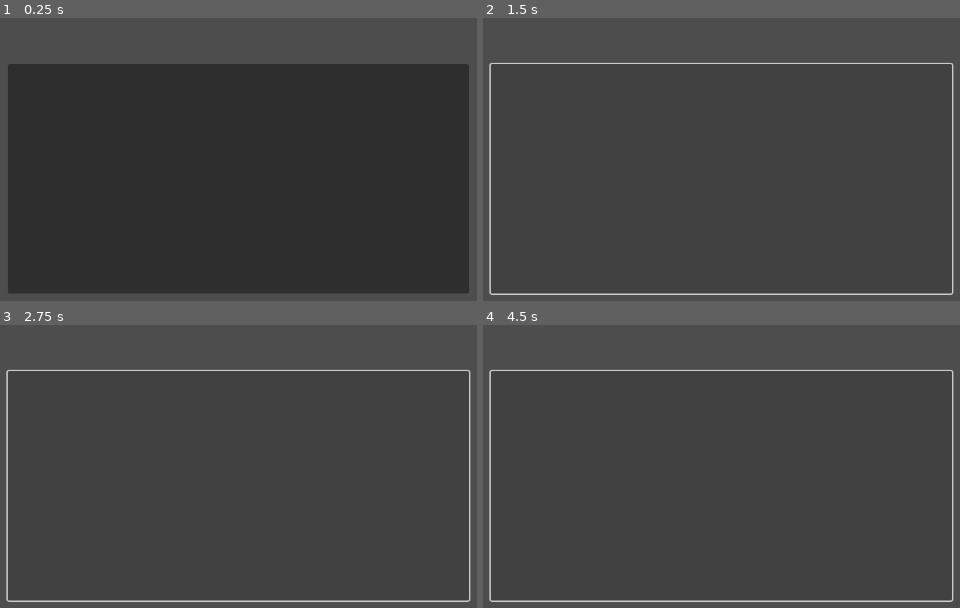
Above: before the commit, frames 1-4 (two rows, left to right).
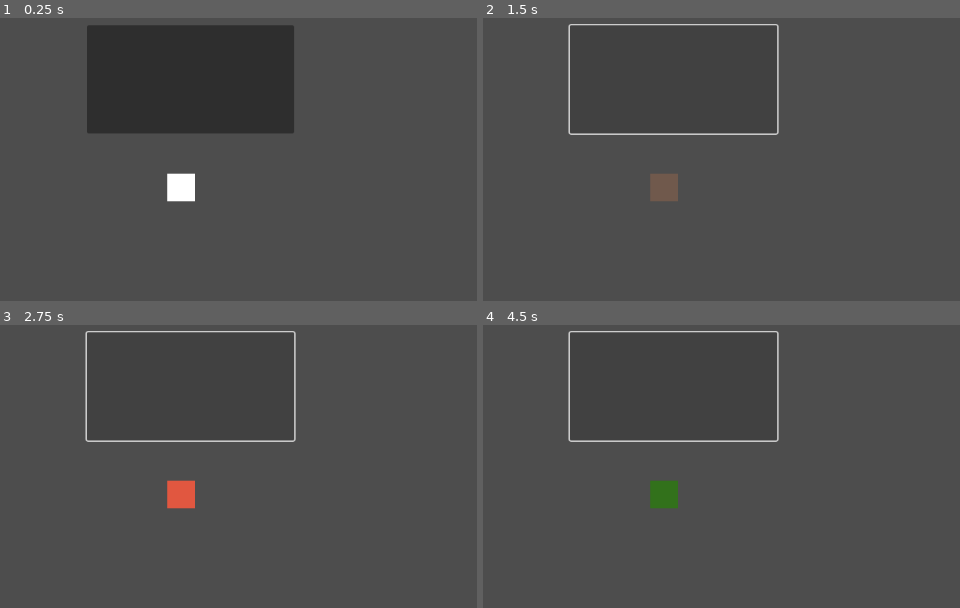
Above: after the commit, the same moments.

Repository: gllmAR/gd-arseneault-guillaume-tp1
Game: Godot game, scene res://node_2d.tscn
Two runs of this game, one before a commit and one after it. Both use one fixed random seed, a clock stepped at 60 frames per second and the inputs below.
Inputs (mouse positions are in pixels of both pictures, inside the frame that each line leads up to; where the layout moved, square brackets give the same spot in the first picture):
- Up to frame 1 (0.25 s): no input
- Up to frame 2 (1.5 s): click (673, 80) [721, 179] at 0.5 s; click (673, 80) [721, 179] at 1.25 s
- Up to frame 3 (2.75 s): click (190, 387) [238, 486] at 2 s
- Up to frame 4 (4.5 s): tap Enter at 2.75, 4.25 s; tap Space at 3.5 s

The runs differ from the first frame. In frame 1, 73% of the frame differs, in the area x 1-99%, y 2-98%; in frame 2, 3.4%; in frame 3, 3.4%; in frame 4, 3.4%.

Commit message:
ajout du bouton

Diff:
--- /dev/null
+++ b/tp1-godot/button.gd
@@ -0,0 +1,7 @@
+extends Button
+
+
+func _on_pressed() -> void:
+	#$ColorRect.color = Color(0.1, 0.1, 0.1, 0.1)
+	$ColorRect.color = Color(randf(),randf(),randf(),randf())
+	pass # Replace with function body.
--- a/tp1-godot/node_2d.tscn
+++ b/tp1-godot/node_2d.tscn
@@ -1,9 +1,20 @@
-[gd_scene format=3 uid="uid://k81e64a14vkf"]
+[gd_scene load_steps=2 format=3 uid="uid://k81e64a14vkf"]
+
+[ext_resource type="Script" uid="uid://vemdiilq5awh" path="res://button.gd" id="1_wtcfe"]
 
 [node name="Node2D" type="Node2D"]
 
 [node name="Button" type="Button" parent="."]
-offset_left = 252.0
-offset_top = 133.0
-offset_right = 917.0
-offset_bottom = 464.0
+offset_left = 366.0
+offset_top = 77.0
+offset_right = 665.0
+offset_bottom = 233.0
+script = ExtResource("1_wtcfe")
+
+[node name="ColorRect" type="ColorRect" parent="Button"]
+offset_left = 116.0
+offset_top = 214.0
+offset_right = 156.0
+offset_bottom = 254.0
+
+[connection signal="pressed" from="Button" to="Button" method="_on_pressed"]
Not shown, added: tp1-godot/button.gd.uid
